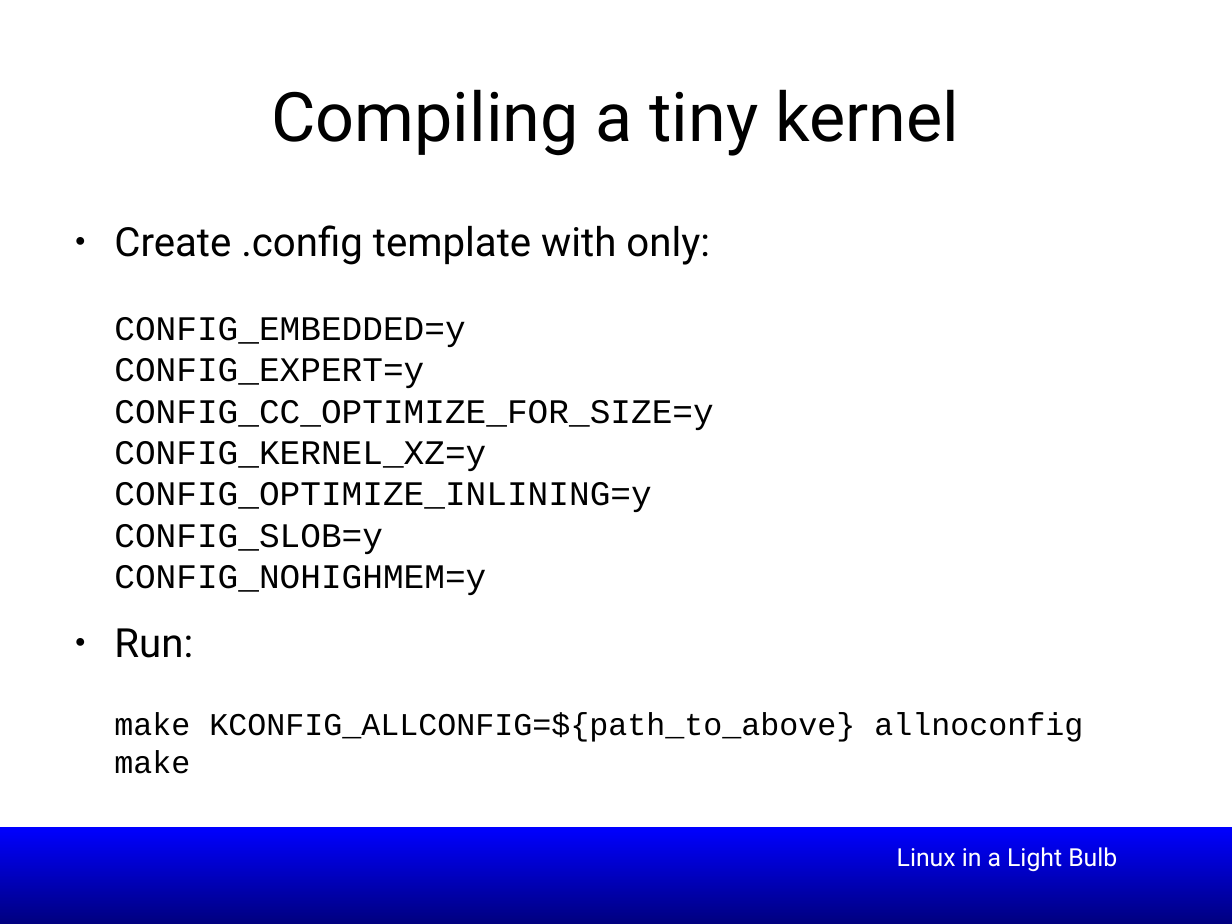
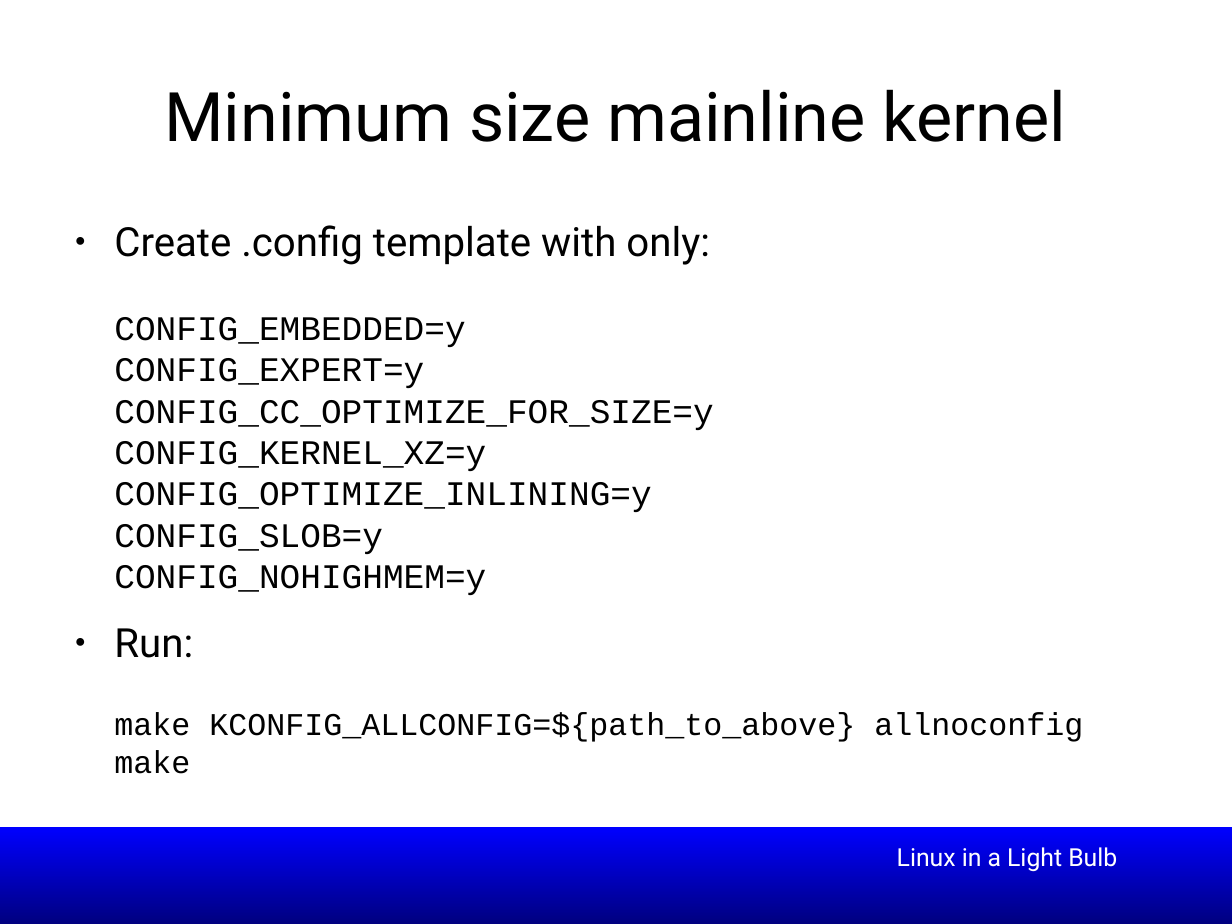
Before and after one commit to smipi1/elce2015, a slide deck: slide 6 of presentations/Linux_In_a_Lightbulb-Where_are_we_on_tinification-ELCE2015.odp (slide 4 before the commit). Drawn at 1232x924 pixels with LibreOffice and Linux fonts; fonts in the diff are those of the drawing; background and template pictures are left out. Boxes give left, top, right and bottom in pixels: in the first picture for what was removed or moved away, otherwise in the second. Text is boxed around its words. In the diff, an @@ line names an element or a change of style, - is before the commit and + after.

```diff
--- a/presentations/Linux_In_a_Lightbulb-Where_are_we_on_tinification-ELCE2015.odp
+++ b/presentations/Linux_In_a_Lightbulb-Where_are_we_on_tinification-ELCE2015.odp
@@ title at [164, 89, 1067, 142]: text changed @@
-Compiling a tiny kernel
+Minimum size mainline kernel
```
Also in this commit, not shown: 3 other slides changed, 1 slide added.
